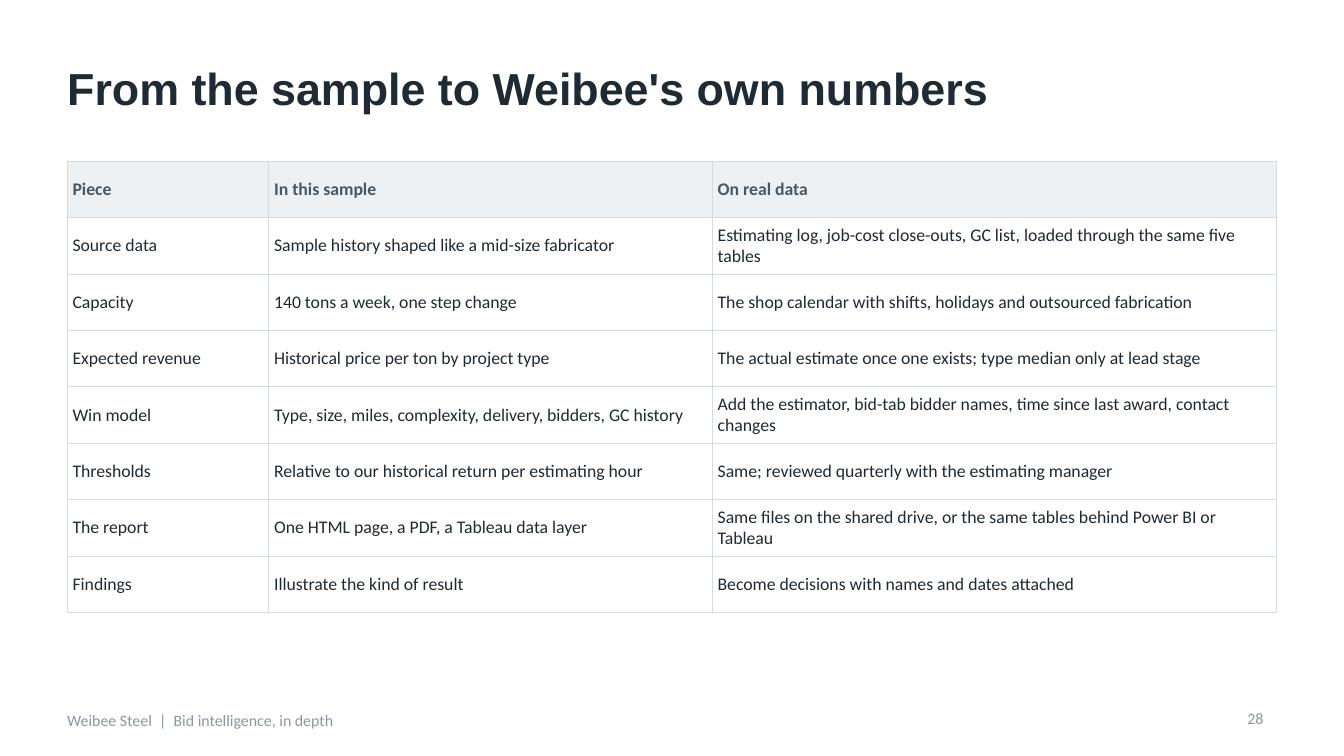
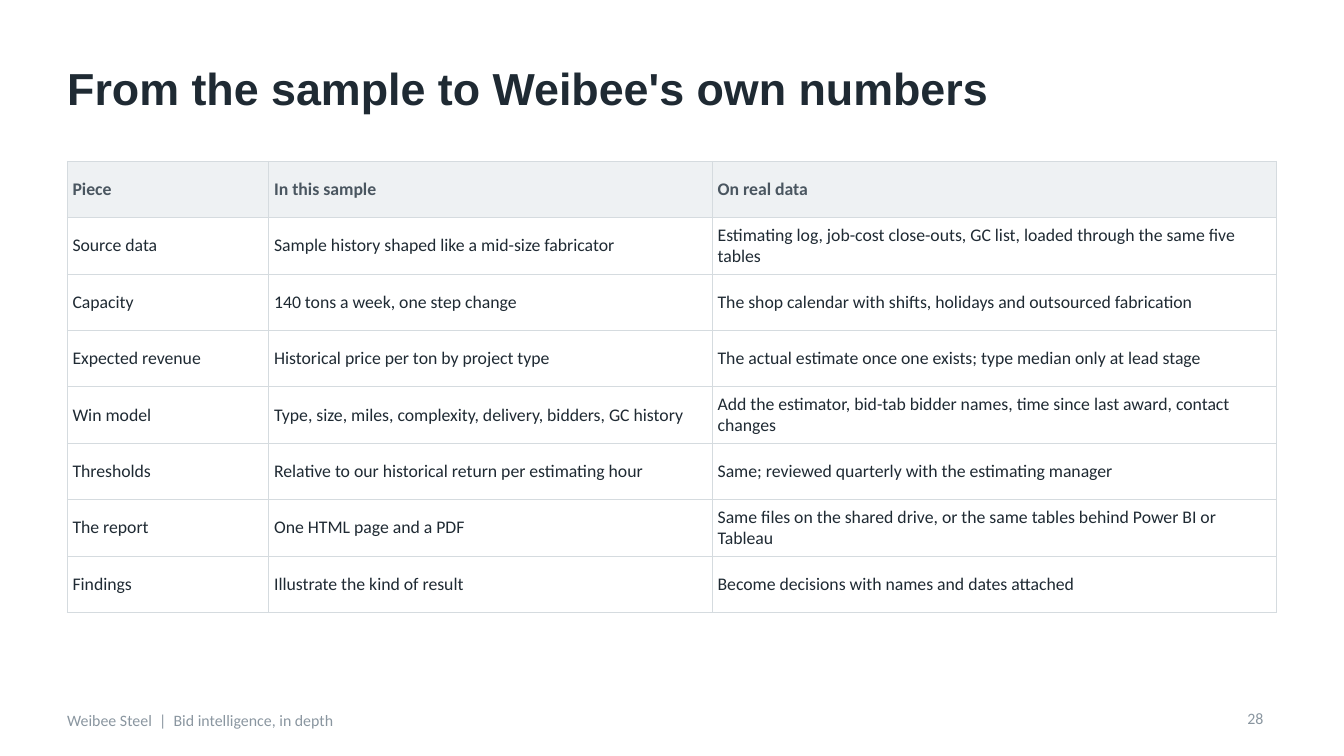
Before and after one commit to dpk-rdy/SupplyChainOps, a slide deck: slide 28 of weibee-steel/docs/Weibee_Bid_Intelligence_In_Depth.pptx. Drawn at 1344x756 pixels with LibreOffice and Linux fonts; fonts in the diff are those of the drawing. Boxes give left, top, right and bottom in pixels: in the first picture for what was removed or moved away, otherwise in the second. Text is boxed around its words. In the diff, an @@ line names an element or a change of style, - is before the commit and + after.

```diff
--- a/weibee-steel/docs/Weibee_Bid_Intelligence_In_Depth.pptx
+++ b/weibee-steel/docs/Weibee_Bid_Intelligence_In_Depth.pptx
@@ table at <box>67,161,1277,597</box> @@
-row 7, column 2: One HTML page, a PDF, a Tableau data layer
+row 7, column 2: One HTML page and a PDF
```
Also in this commit, not shown: 1 other slide changed, 1 other file.
